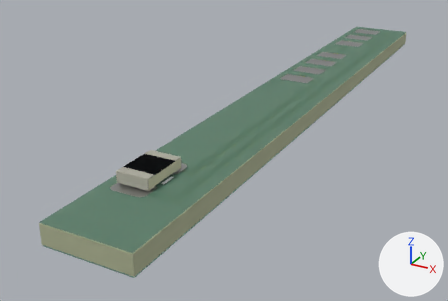
One commit to the glTF model hardware/outputs/NIVA-3D-engineering-prototype/electronics/cartridge/exports/pcb/NIVA-cartridge-PCBA.glb: the scene before it, then after it.
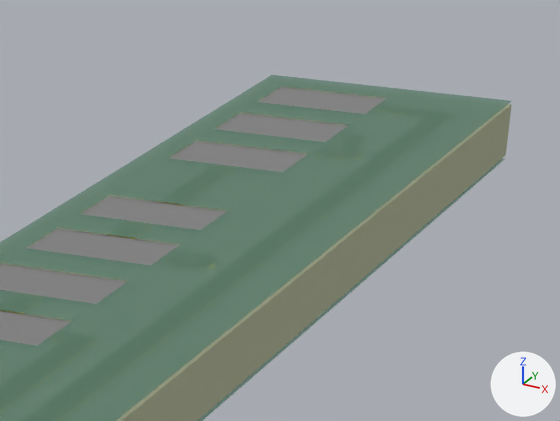
Old and new are each drawn whole from a camera (50 mm lens) standing at (0.0423, -0.0033, 0.01) and looking at (0.0292, 0.0205, -0.0019) and again close up on the part from 67% to 93% of the width and 4% to 33% of the height. The lights are fixed; the arrows at lower right show +X, +Y and +Z. The older version's two pictures come first. Where no turn or scale is listed for an object, it has been applied to the vertices. Vertices at exactly the same position are counted once.

Names of what the first close-up shows: '=>[0:1:1:10]', '=>[0:1:1:11]', '=>[0:1:1:5]', '=>[0:1:1:9]' and 1 more.
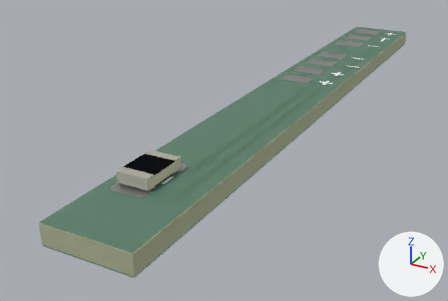
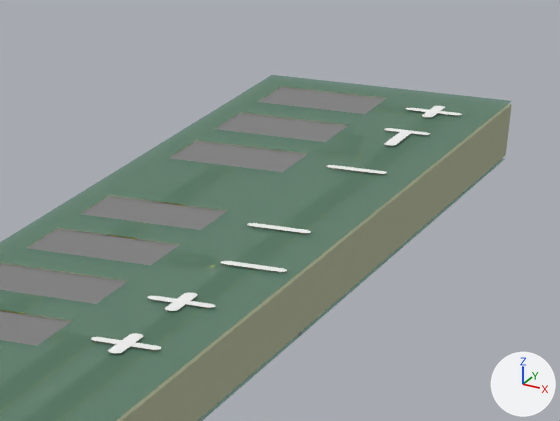
The change, as a list of edits to the scene's bpy script:
```text
Change me_niva_cartridge_silkscreen:
    used by ob_0_1_1_7; location = (0.0, 0.0, 0.0)
    remove me_niva_cartridge_silkscreen.from_pydata(...)  # 54 vertices, 50 faces; spans x 0.03018..0.03172, y 0.01178..0.01242, z 0.00078
    add me_niva_cartridge_silkscreen.from_pydata(...)  # 341 vertices, 323 faces; spans x 0.03018..0.03313, y 0.01178..0.03712, z 0.00078
    me_niva_cartridge_silkscreen part 1: a new loose piece of 56 vertices spanning x 0.03212..0.03288, y 0.02451..0.02527, z 0.00078, in mat_mat_5 (white #ffffff)
    me_niva_cartridge_silkscreen part 2: a new loose piece of 56 vertices spanning x 0.03212..0.03288, y 0.02621..0.02697, z 0.00078, in mat_mat_5 (white #ffffff)
    me_niva_cartridge_silkscreen part 3: a new loose piece of 56 vertices spanning x 0.03212..0.03288, y 0.03636..0.03712, z 0.00078, in mat_mat_5 (white #ffffff)
    me_niva_cartridge_silkscreen part 4: a new loose piece of 41 vertices spanning x 0.0322..0.0328, y 0.03456..0.03551, z 0.00078, in mat_mat_5 (white #ffffff)
    me_niva_cartridge_silkscreen part 5: a new loose piece of 26 vertices spanning x 0.03237..0.03313, y 0.02822..0.02837, z 0.00078, in mat_mat_5 (white #ffffff)
    me_niva_cartridge_silkscreen part 6: a new loose piece of 26 vertices spanning x 0.03212..0.03288, y 0.02992..0.03007, z 0.00078, in mat_mat_5 (white #ffffff)
    me_niva_cartridge_silkscreen part 7: a new loose piece of 26 vertices spanning x 0.03212..0.03288, y 0.03307..0.03322, z 0.00078, in mat_mat_5 (white #ffffff)
```

What differs and where, as boxes [x1, y1, x2, y2] in the close-ups (560 x 421 px):
'=>[0:1:1:7]', reshaped (not visible before): after [91, 106, 462, 353]
part 1 of me_niva_cartridge_silkscreen, added: after [91, 333, 161, 353]
part 2 of me_niva_cartridge_silkscreen, added: after [147, 292, 215, 311]
part 3 of me_niva_cartridge_silkscreen, added: after [406, 106, 462, 117]
part 4 of me_niva_cartridge_silkscreen, added: after [384, 128, 430, 146]
part 5 of me_niva_cartridge_silkscreen, added: after [221, 261, 287, 272]
part 6 of me_niva_cartridge_silkscreen, added: after [247, 223, 311, 233]
part 7 of me_niva_cartridge_silkscreen, added: after [327, 165, 387, 174]
